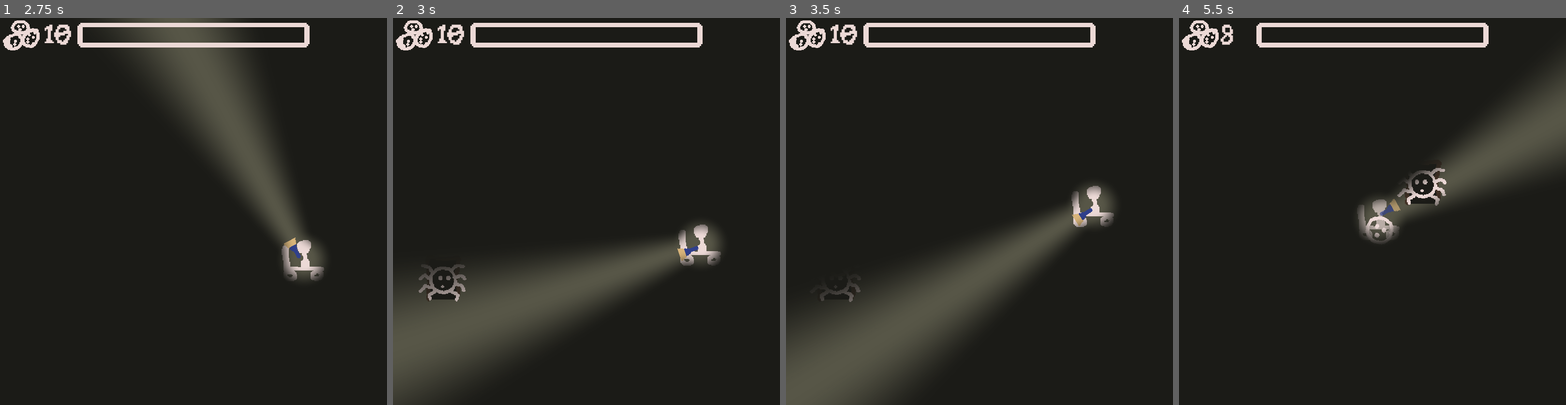
Above: before the commit, frames 1-4 (left to right).
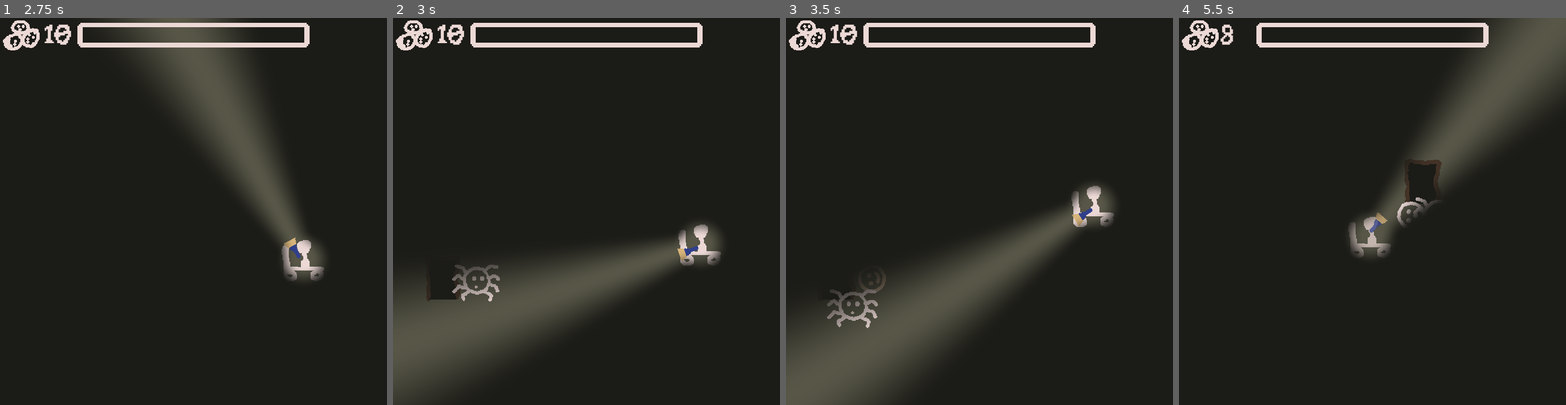
Above: after the commit, the same moments.

Repository: nolenroyalty/flashlight-survivors
Game: Godot game, scene res://Main.tscn
The game is run twice, just before and just after one commit, with the same random seed, the same clock (stepped at 60 frames per second) and the same inputs.
Inputs (mouse positions are in pixels of both pictures, inside the frame that each line leads up to):
- Up to frame 1 (2.75 s): tap Enter at 0.5 s; move the mouse to (278, 192) at 0.52 s; hold D (player_right) 0.53-1.28 s; move the mouse to (116, 230) at 1.27 s; hold S (player_down) 1.28-2.03 s; move the mouse to (232, 126) at 2.02 s; hold D (player_right) from 2.03 s (still down)
- Up to frame 2 (3 s): move the mouse to (567, 288) at 2.77 s; release D (player_right) at 2.78 s; hold W (player_up) from 2.78 s (still down)
- Up to frame 3 (3.5 s): keep holding W (player_up)
- Up to frame 4 (5.5 s): move the mouse to (1488, 269) at 3.52 s; release W (player_up) at 3.53 s; hold A (player_left) 3.53-5.03 s; tap Z (debug_spawn_door) at 4.15 s; move the mouse to (1256, 153) at 4.27 s; move the mouse to (1391, 211) at 5.02 s; hold S (player_down) from 5.03 s (still down)

Frame 1 is identical in both runs. In frame 2, 0.7% of the frame differs, in the area x 6-28%, y 63-74%; in frame 3, 0.6%; in frame 4, 12%, in the area x 43-100%, y 0-62%.

Commit message:
spider emerges from door

Diff:
--- a/enemies/Spider.gd
+++ b/enemies/Spider.gd
@@ -6,15 +6,20 @@
 enum S { UNROLL, LOOK, START_ROLL, ROLLING, DYING }
 var state = S.UNROLL
 var roll_destination : Vector2
+var initial_move_direction
 const SPEED = 200
 const ROTATIONS_A_SECOND = 1
+
+func clamp_x(x):
+	return min(max(x, 25), 475)
+
+func clamp_y(y):
+	return min(max(y, Constants.MIN_Y_ON_SCREEN + 25), 475)
 
 func pick_roll_destiation():
 	var x = U.player.position.x + rand_range(-50, 50)
 	var y = U.player.position.y + rand_range(-50, 50)
-	x = min(max(x, 25), 475)
-	y = min(max(y, Constants.MIN_Y_ON_SCREEN + 25), 475)
-	roll_destination = U.v(x, y)
+	roll_destination = U.v(clamp_x(x), clamp_y(y))
 
 func finished_rolling():
 	roll_safeguard_timer.stop()
@@ -24,6 +29,9 @@
 	sprite.play("stop roll")
 
 func _physics_process(delta):
+	if state == S.UNROLL and initial_move_direction != null:
+		var _v = move_and_slide(initial_move_direction * SPEED / 2.0)
+
 	if state == S.ROLLING:
 		if position.distance_to(roll_destination) < 20:
 			finished_rolling()
@@ -53,6 +61,7 @@
 		S.UNROLL:
 			state = S.LOOK
 			sprite.play("look")
+			initial_move_direction = null
 		S.LOOK:
 			state = S.START_ROLL
 			sprite.play("start roll")
@@ -72,6 +81,12 @@
 func play_spawn_animation():
 	pass
 
+func maybe_neg():
+	if rand_range(0, 1) == 0:
+		return -1
+	else:
+		return 1
+
 func spawn():
 	scale = U.v(0.1, 0.6)
 	var t = get_tree().create_tween()
@@ -82,6 +97,10 @@
 	sprite.play("stop roll")
 	t.tween_callback(self, "unroll_finished")
 
+	var dx = randf() * maybe_neg()
+	var dy = randf() * maybe_neg()
+	initial_move_direction = Vector2(dx, dy).normalized()
+
 func _ready():
 	randomize()
 	health = 10
